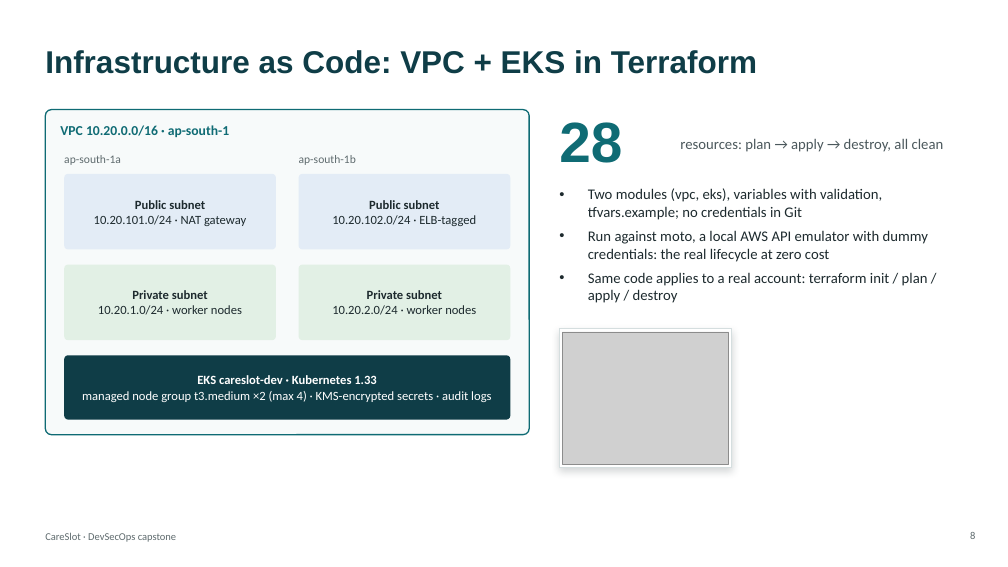
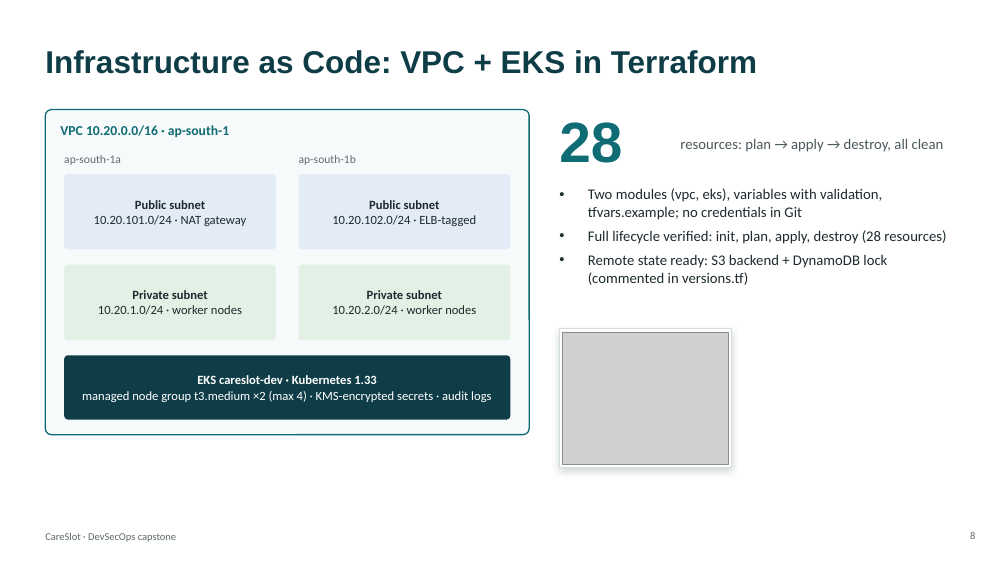
Before and after one commit to MadaraUchiha-tech/devsecops-python, a slide deck: slide 8 of demo/CareSlot-presentation.pptx. Drawn at 1008x567 pixels with LibreOffice and Linux fonts; fonts in the diff are those of the drawing; grey boxes stand for pictures. Boxes give left, top, right and bottom in pixels: in the first picture for what was removed or moved away, otherwise in the second. Text is boxed around its words. In the diff, an @@ line names an element or a change of style, - is before the commit and + after.

```diff
--- a/demo/CareSlot-presentation.pptx
+++ b/demo/CareSlot-presentation.pptx
@@ text at (588, 230, 946, 285): text changed @@
-• Run against moto, a local AWS API emulator with dummy credentials: the real lifecycle at zero cost
-• Same code applies to a real account: terraform init / plan / apply / destroy
+• Full lifecycle verified: init, plan, apply, destroy (28 resources)
+• Remote state ready: S3 backend + DynamoDB lock (commented in versions.tf)
```
Also in this commit, not shown: 6 other files.
